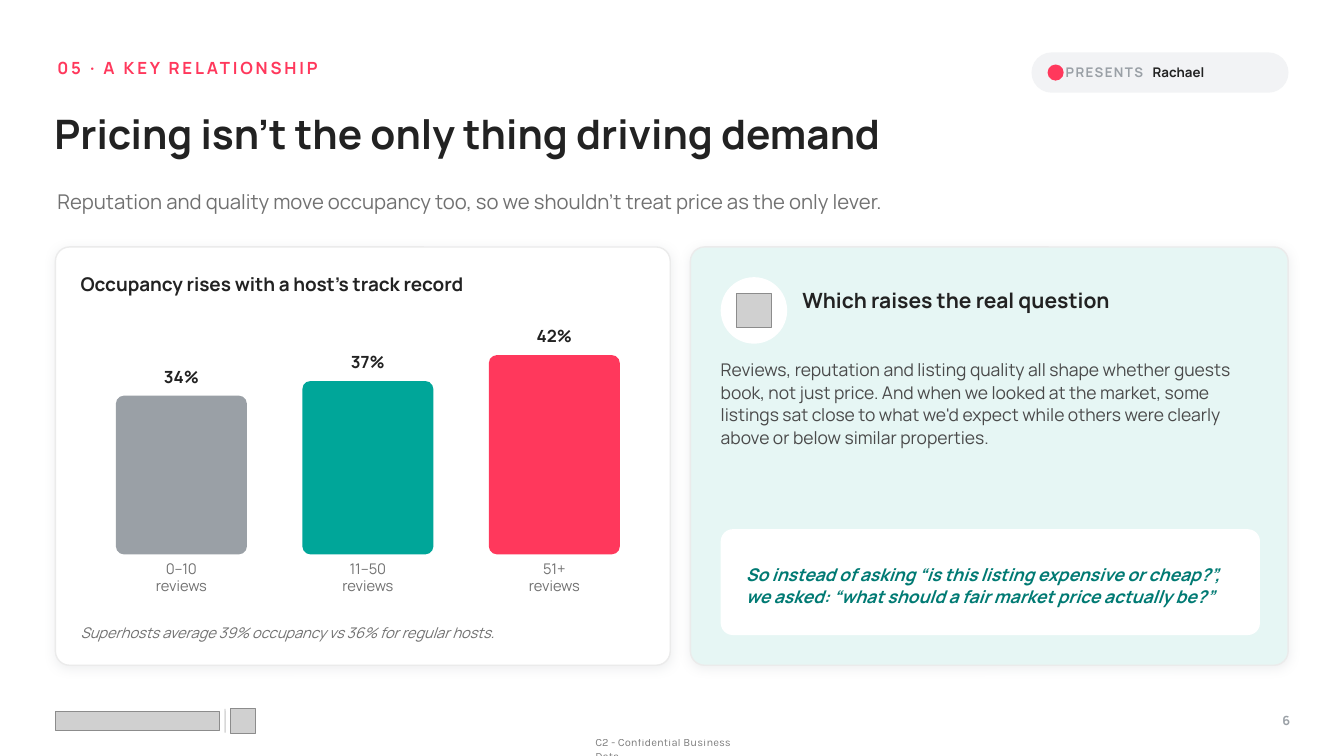
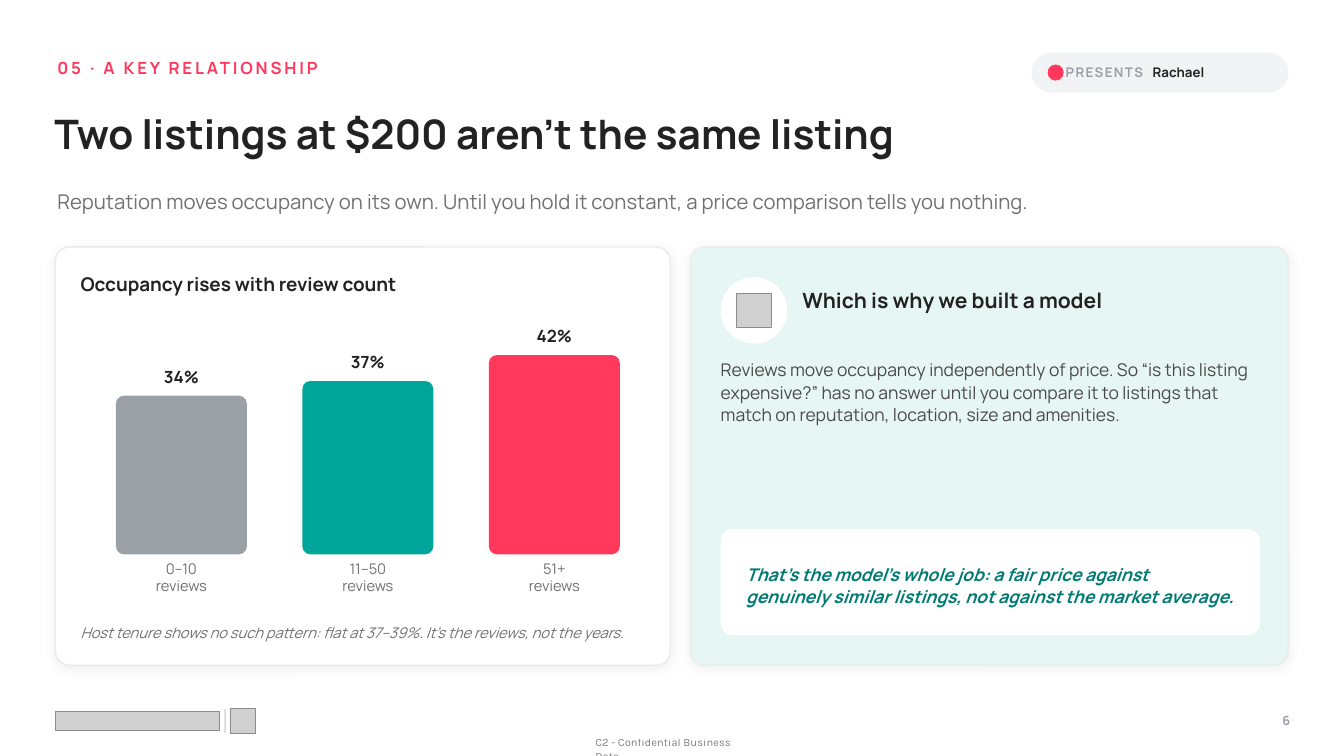
Before and after one commit to mkdn007/Cornell-Airbnb-Capstone, a slide deck: slide 6 of Airbnb Pricing Deck.pptx. Drawn at 1344x756 pixels with LibreOffice and Linux fonts; fonts in the diff are those of the drawing; grey boxes stand for pictures. Boxes give left, top, right and bottom in pixels: in the first picture for what was removed or moved away, otherwise in the second. Text is boxed around its words. In the diff, an @@ line names an element or a change of style, - is before the commit and + after.

```diff
--- a/Airbnb Pricing Deck.pptx
+++ b/Airbnb Pricing Deck.pptx
@@ text at (54,115,894,160): text changed @@
-Pricing isn't the only thing driving demand
+Two listings at $200 aren’t the same listing
@@ text at (57,194,1027,214): text changed @@
-Reputation and quality move occupancy too, so we shouldn't treat price as the only lever.
+Reputation moves occupancy on its own. Until you hold it constant, a price comparison tells you nothing.
@@ text at (81,277,397,296): text changed @@
-Occupancy rises with a host's track record
+Occupancy rises with review count
@@ text at (802,292,1102,313): text changed @@
-Which raises the real question
+Which is why we built a model
@@ text at (721,363,1248,425): text changed @@
-Reviews, reputation and listing quality all shape whether guests book, not just price. And when we looked at the market, some listings sat close to what we'd expect while others were clearly above or below similar properties.
+Reviews move occupancy independently of price. So “is this listing expensive?” has no answer until you compare it to listings that match on reputation, location, size and amenities.
@@ text at (746,568,1234,608): text changed @@
-So instead of asking “is this listing expensive or cheap?”, we asked: “what should a fair market price actually be?”
+That’s the model’s whole job: a fair price against genuinely similar listings, not against the market average.
@@ text at (81,627,624,642): text changed @@
-Superhosts average 39% occupancy vs 36% for regular hosts.
+Host tenure shows no such pattern: flat at 37–39%. It’s the reviews, not the years.
```
Also in this commit, not shown: 3 other slides changed.
